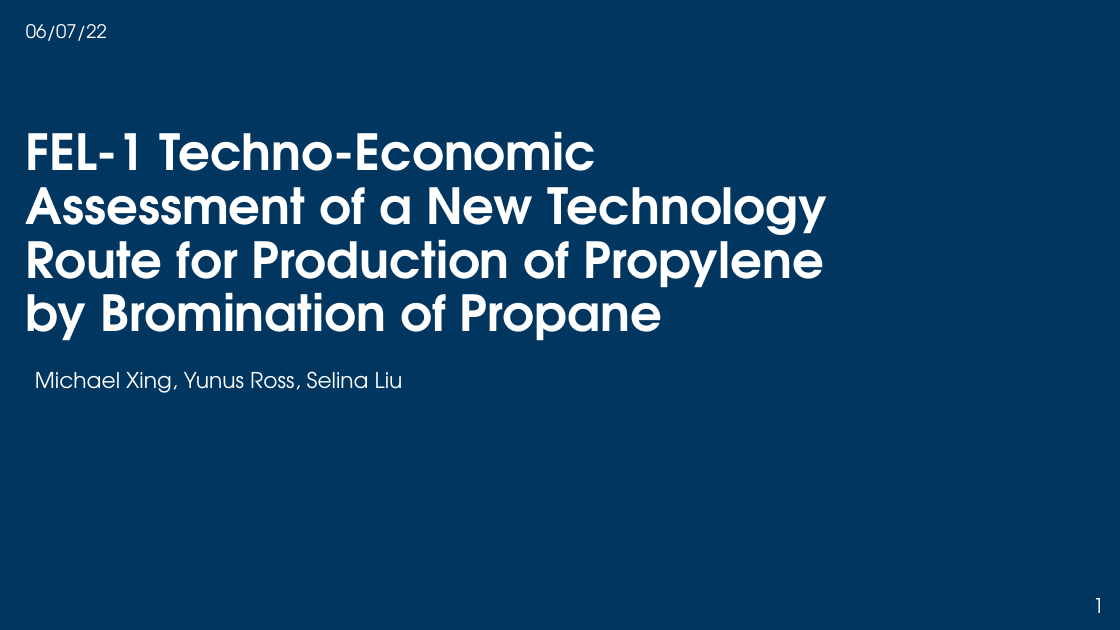
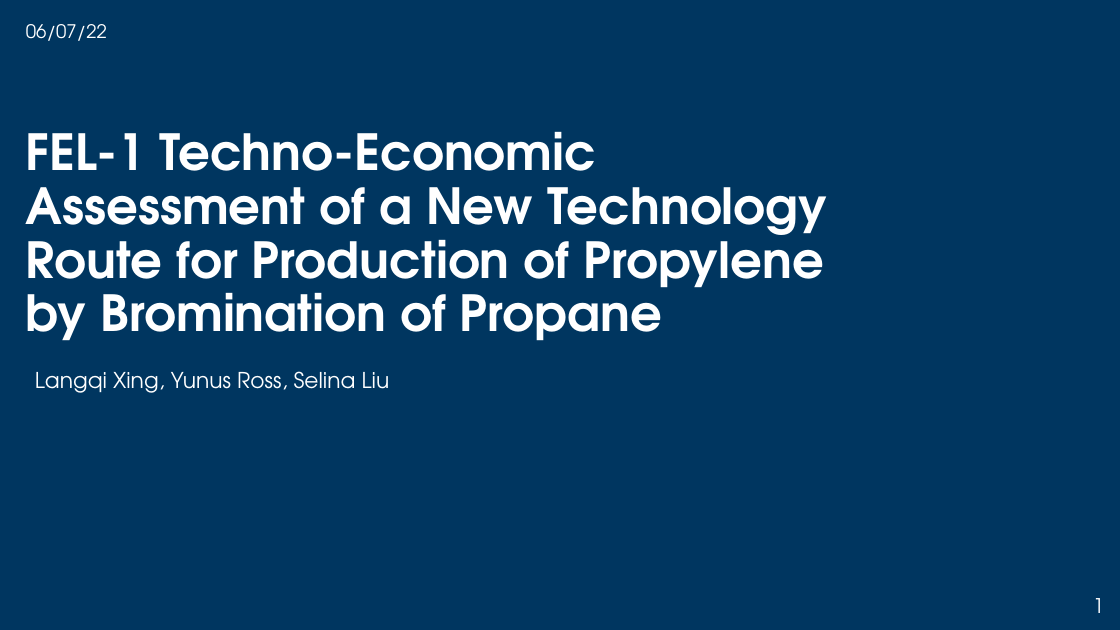
Before and after one commit to LangqiXing/langqixing.github.io, a slide deck: slide 1 of files/Group5ProductionofPropylenePresentation.pptx. Drawn at 1120x630 pixels with LibreOffice and Linux fonts; fonts in the diff are those of the drawing; background and template pictures are left out. Boxes give left, top, right and bottom in pixels: in the first picture for what was removed or moved away, otherwise in the second. Text is boxed around its words. In the diff, an @@ line names an element or a change of style, - is before the commit and + after.

```diff
--- a/files/Group5ProductionofPropylenePresentation.pptx
+++ b/files/Group5ProductionofPropylenePresentation.pptx
@@ text at <box>35,371,390,393</box>: text changed @@
-Michael Xing, Yunus Ross, Selina Liu
+Langqi Xing, Yunus Ross, Selina Liu
```
Also in this commit, not shown: 1 other slide changed, 4 other files.
